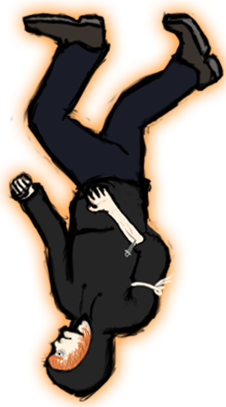
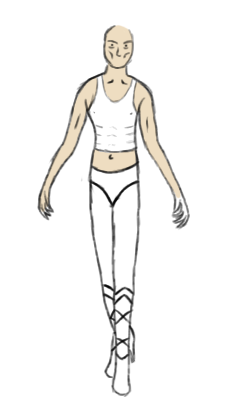
Two versions of the same layered image (226x407). Layer-by-layer changes:
hid "Layer 11 copy" over [5, 9, 224, 403]
added layer "Layer 16" above "Layer 17" over [37, 25, 190, 397]
added layer "Layer 17" above "Layer 15" over [39, 24, 181, 361]
